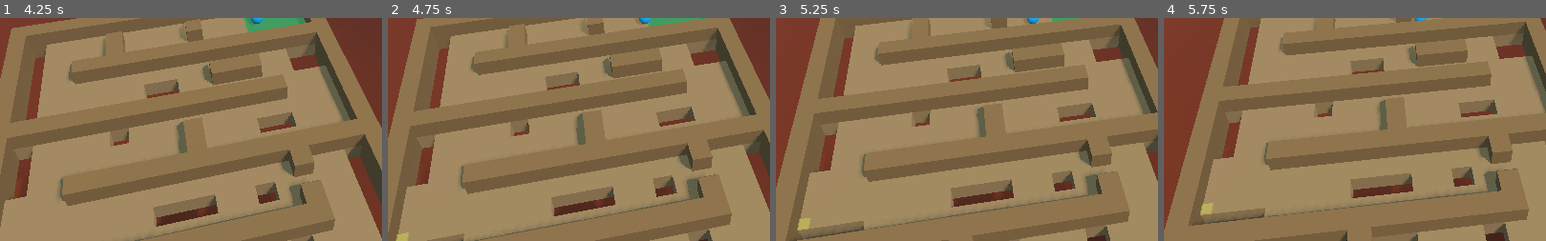
Above: before the commit, frames 1-4 (left to right).
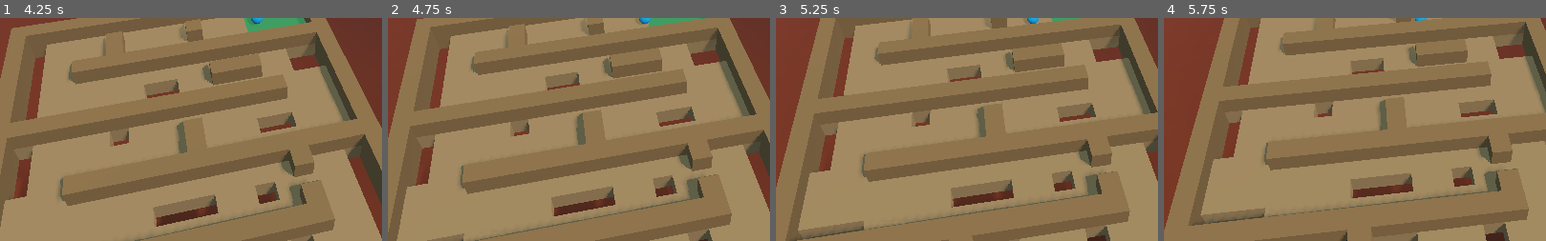
Above: after the commit, the same moments.

Repository: Wellbek/GamePhysicsSPP
Game: Godot game, scene res://Scenes/Maze4.tscn
Two runs of this game, one before a commit and one after it. Both use one fixed random seed, a clock stepped at 60 frames per second and the inputs below. This scene is started directly instead of the project's main scene.
Inputs (mouse positions are % of the whole screen's width and height, from its top left):
- Up to frame 1 (4.25 s): move the mouse to (72, 45) at 0.52 s; hold D (right) 0.53-1.28 s; hold Ctrl (unlock_camera) 0.53-1.28 s; move the mouse to (30, 55) at 1.27 s; hold S (back) 1.28-2.03 s; tap Ctrl (unlock_camera) at 1.35, 2.85 s; move the mouse to (60, 28) at 2.02 s; hold D (right) 2.03-2.78 s; hold Ctrl (unlock_camera) 2.03-2.78 s; move the mouse to (45, 70) at 2.77 s; hold W (forward) 2.78-3.53 s; move the mouse to (80, 65) at 3.52 s; hold A (left) from 3.53 s (still down); hold Ctrl (unlock_camera) from 3.53 s (still down)
- Up to frame 2 (4.75 s): keep holding A (left); move the mouse to (20, 35) at 4.27 s; release Ctrl (unlock_camera) at 4.28 s; tap Ctrl (unlock_camera) at 4.35 s
- Up to frame 3 (5.25 s): move the mouse to (55, 50) at 5.02 s; release A (left) at 5.03 s; hold S (back) from 5.03 s (still down); hold Ctrl (unlock_camera) from 5.03 s (still down)
- Up to frame 4 (5.75 s): keep holding S (back); keep holding Ctrl (unlock_camera)
The pictures show only the part of the screen within x 16-66%, y 50-100%; the shares and areas given below are measured in that part.

Frame 1 is identical in both runs. In frame 2, 0.1% of the frame differs, in the area x 2-6%, y 96-100%; in frame 3, 0.1%, in the area x 5-9%, y 89-96%; in frame 4, 0.1%.

Commit message:
On death the maze now resets its rotation to (0,0,0)

Diff:
--- a/Game Physics Assignment Sheet 3/Scenes/Maze4.tscn
+++ b/Game Physics Assignment Sheet 3/Scenes/Maze4.tscn
@@ -7,7 +7,6 @@
 [ext_resource path="res://Instances/Marble.tscn" type="PackedScene" id=5]
 [ext_resource path="res://Instances/GoalZone.tscn" type="PackedScene" id=6]
 [ext_resource path="res://Instances/GUI.tscn" type="PackedScene" id=7]
-[ext_resource path="res://Instances/JumpPad.tscn" type="PackedScene" id=8]
 
 [sub_resource type="PlaneMesh" id=1]
 size = Vector2( 300, 300 )
@@ -101,9 +100,6 @@
 
 [node name="GoalZone" parent="Maze" instance=ExtResource( 6 )]
 
-[node name="JumpPad" parent="Maze" instance=ExtResource( 8 )]
-transform = Transform( 0.025, 0, 0, 0, 0.005, 0, 0, 0, 0.025, -0.875, 0.204929, 0.475 )
-
 [node name="GUI" parent="." instance=ExtResource( 7 )]
 title = "Level 4"
 [connection signal="body_entered" from="Maze/GoalZone" to="Maze" method="_on_GoalZone_body_entered"]
--- a/Game Physics Assignment Sheet 3/Scripts/Global.gd
+++ b/Game Physics Assignment Sheet 3/Scripts/Global.gd
@@ -21,6 +21,13 @@
 	seconds = 0
 	ms = 0
 
+func reset_scene(withGUI):
+	if withGUI:
+		reset_deaths()
+		reset_timer()
+	get_node("/root/Spatial/Maze").reset_rotation()
+	get_node("/root/Spatial/Marble").respawn()
+
 func _process(delta):
 	ms += delta
 	if ms >= 1:
--- a/Game Physics Assignment Sheet 3/Scripts/Marble.gd
+++ b/Game Physics Assignment Sheet 3/Scripts/Marble.gd
@@ -5,6 +5,9 @@
 func _process(delta):
 	if transform.origin.y < -5.0:
 		Global.increase_death()
-		transform.origin = respawnLocation
-		set_linear_velocity(Vector3(0,0,0))
-		set_angular_velocity(Vector3(0,0,0))
+		Global.reset_scene(false)
+
+func respawn():
+	transform.origin = respawnLocation
+	set_linear_velocity(Vector3(0,0,0))
+	set_angular_velocity(Vector3(0,0,0))
--- a/Game Physics Assignment Sheet 3/Scripts/Maze.gd
+++ b/Game Physics Assignment Sheet 3/Scripts/Maze.gd
@@ -42,6 +42,8 @@
 	var myRot = get_rotation()
 	rotation = Vector3(clamp(myRot.x, -.2, .2), 0, clamp(myRot.z, -.2, .2))
 
+func reset_rotation():
+	rotation = Vector3(0,0,0)
 
 func _on_GoalZone_body_entered(body):
 	if body.name == "Marble":
Not shown: 1 places in Game Physics Assignment Sheet 3/Scenes/Maze4.tscn that only renumber resources
